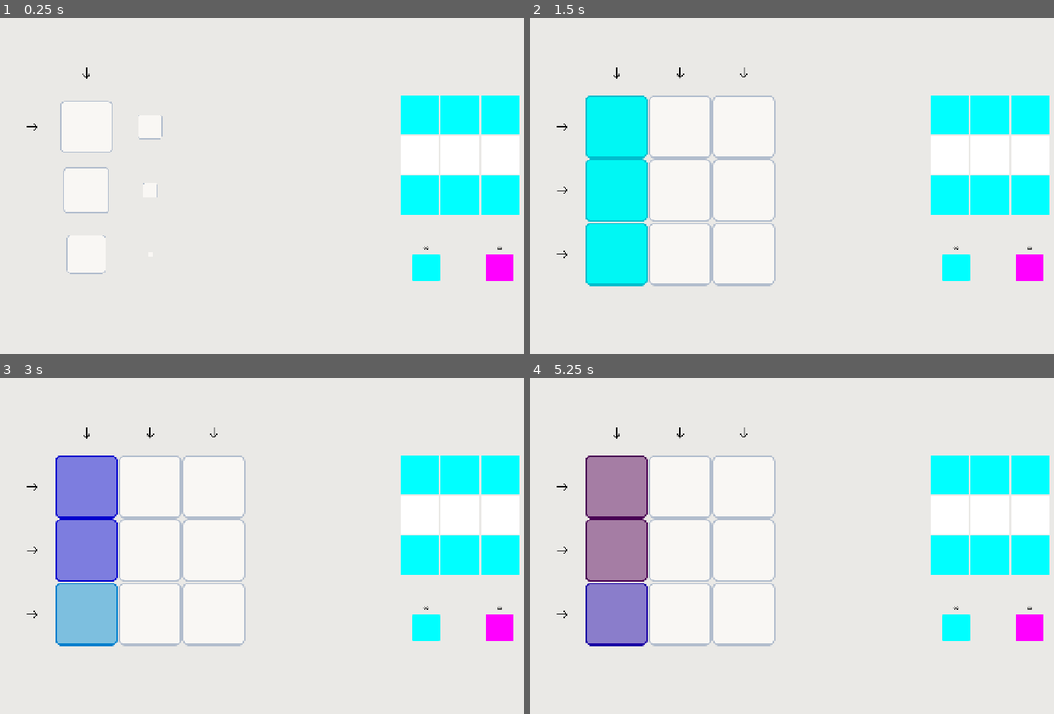
Above: before the commit, frames 1-4 (two rows, left to right).
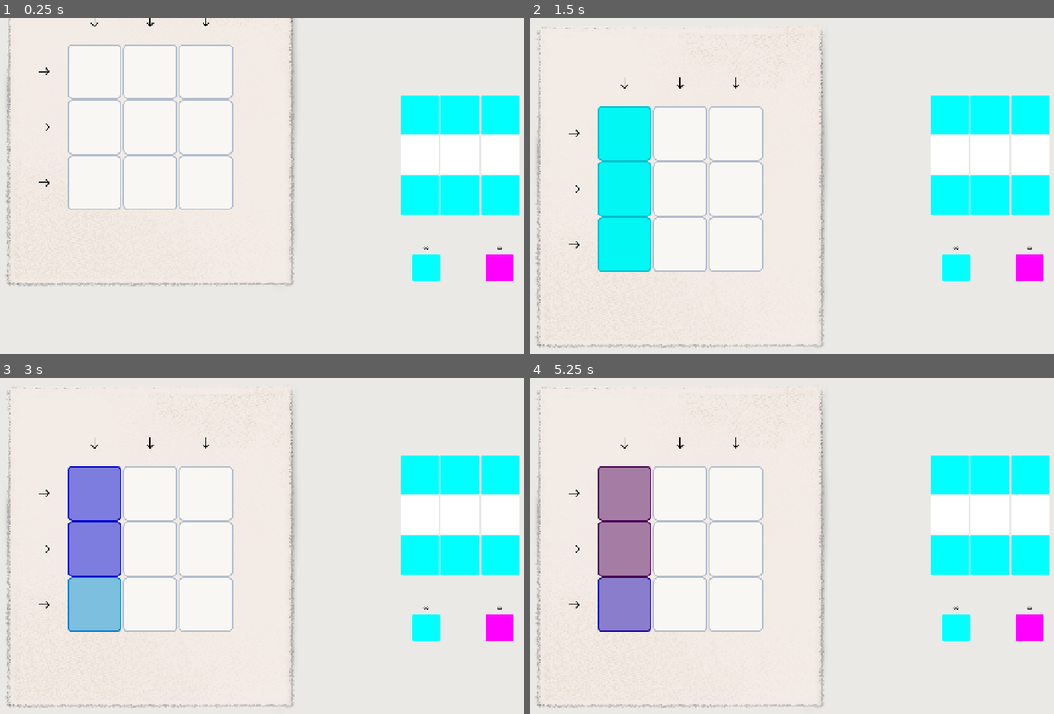
Above: after the commit, the same moments.

Repository: kaminaryu/printing-game
Game: Godot game, scene res://Scenes/main.tscn
Two runs of this game, one before a commit and one after it. Both use one fixed random seed, a clock stepped at 60 frames per second and the inputs below.
Inputs (mouse positions are in pixels of both pictures, inside the frame that each line leads up to):
- Up to frame 1 (0.25 s): no input
- Up to frame 2 (1.5 s): click (613, 71) at 0.52 s; click (954, 266) at 1.25 s
- Up to frame 3 (3 s): click (497, 626) at 2 s; click (83, 431) at 2.77 s
- Up to frame 4 (5.25 s): click (954, 626) at 3.5 s; click (1027, 626) at 4.25 s; click (613, 431) at 5.02 s

The runs differ from the first frame. In frame 1, 3.2% of the frame differs, in the area x 0-57%, y 0-80%; in frame 2, 6.5%; in frame 3, 6.6%; in frame 4, 6.6%, in the area x 0-57%, y 2-99%.

Commit message:
Fix: Undo and Redo after cascade

Diff:
--- a/Objects/Printer/PrintingGrid/printing_grid.gd
+++ b/Objects/Printer/PrintingGrid/printing_grid.gd
@@ -1,12 +1,12 @@
 extends Node2D
 
 @export var grid_size: Vector2 = Vector2(5, 5)
-@export var is_editor_mode: bool = false # <--- Clean toggle flag for editor canvas logic
+@export var is_editor_mode: bool = false
 
 @onready var cell_scene = preload("res://Objects/Printer/PrintingGrid/grid_cell.tscn")
 @onready var line_picker_scene = preload("res://Objects/Printer/PrintingGrid/painter.tscn")
 
-const MAX_GRID_BOUNDS: float = 400.0
+const MAX_GRID_BOUNDS: float = 350.0
 const CELL_GAP: int = 2
 const BUTTON_COLORS: Array[String] = ["#00FFFF", "#FF00FF", "#FFFF00", "#000000"]
 const PAINT_CASCADE_SPEED = 0.06
@@ -15,26 +15,30 @@
 var dynamic_square_size: float = 128.0
 var step_size: float = 130.0
 var center_offset: Vector2 = Vector2.ZERO
+var is_cascading: bool = false
 
 var grid: Array = []
 
+var default_screen_y: float = 360.0
+
 signal paint_cascade_finished
 
 func _ready() -> void :
-	# Listen directly to the central state manager's grid snapshots
 	SaveStatesManager.state_restored.connect(_on_state_restored)
-
+	paint_cascade_finished.connect(func(): is_cascading = false)
 
 func setup_and_build(size: Vector2i) -> void:
-	# 1. Safely remove old elements so resizing doesn't pile up nodes
 	for child in get_children():
-		if child is Node2D:
+		if child is Node2D and child.name != "Paper":
 			child.queue_free()
 
-	grid.clear() # Reset matrix data references
+	grid.clear()
 	grid_size = size
+
 	_init_grid()
 	_init_buttons()
+
+	_animate_entrance_from_top()
 
 
 func _init_grid() -> void :
@@ -62,23 +66,12 @@
 				var original_size: Vector2 = sprite.texture.get_size()
 				target_scale = Vector2(dynamic_square_size, dynamic_square_size) / original_size
 
-			cell_node.scale = Vector2.ZERO
+			# REMOVED: cell_node.scale = Vector2.ZERO setup
+			cell_node.scale = target_scale
 			add_child(cell_node)
 			columns.append(cell_node)
 
-			_animate_cell_entrance(cell_node, col, row, target_scale)
-
 		grid.append(columns)
-
-
-func _animate_cell_entrance(cell_node: Node2D, col: int, row: int, target_scale: Vector2) -> void :
-	var tween: Tween = create_tween()
-	var delay: float = (col * 0.15) + (row * 0.04)
-
-	tween.set_parallel(true)
-	tween.set_trans(Tween.TRANS_SINE)
-	tween.set_ease(Tween.EASE_OUT)
-	tween.tween_property(cell_node, "scale", target_scale, 0.4).set_delay(delay)
 
 
 func _init_buttons() -> void :
@@ -102,9 +95,8 @@
 			btn.size = Vector2(dynamic_square_size, dynamic_square_size)
 			btn.position = -btn.size / 2.0
 
-		arrow.scale = Vector2.ZERO
+		# REMOVED: arrow.scale = Vector2.ZERO setup
 		add_child(arrow)
-		_animate_arrow_entrance(arrow, col, 0)
 
 	for row in range(grid_size.y):
 		var arrow: Node2D = line_picker_scene.instantiate() as Node2D
@@ -125,42 +117,55 @@
 			btn.size = Vector2(dynamic_square_size, dynamic_square_size)
 			btn.position = -btn.size / 2.0
 
-		arrow.scale = Vector2.ZERO
+		# REMOVED: arrow.scale = Vector2.ZERO setup
 		add_child(arrow)
-		_animate_arrow_entrance(arrow, 0, row)
-
-
-func _animate_arrow_entrance(arrow_node: Node2D, col: int, row: int) -> void:
+
+
+## Animates the entire grid entering from above the viewport window
+func _animate_entrance_from_top() -> void:
+	# Instantly teleport the container way above the visible camera space
+
 	var tween: Tween = create_tween()
-	var delay: float = 0.1 + (col * 0.15) + (row * 0.15)
-
-	tween.set_parallel(true)
-	tween.set_trans(Tween.TRANS_BACK)
+	tween.set_trans(Tween.TRANS_EXPO)
 	tween.set_ease(Tween.EASE_OUT)
-	tween.tween_property(arrow_node, "scale", Vector2.ONE, 0.4).set_delay(delay)
-
+	# Slide smoothly down into the default gameplay center position
+	tween.tween_property(self, "position:y", default_screen_y, 1)
+
+
+## Public function called by your main level controller during a victory match event[cite: 4]
+func animate_exit_to_bottom() -> void:
+	var tween: Tween = create_tween()
+	tween.set_trans(Tween.TRANS_CUBIC)
+	tween.set_ease(Tween.EASE_IN)
+	# Slide downward off the bottom edge of the viewport
+	tween.tween_property(self, "position:y", default_screen_y + 800.0, 0.5)
 
 func _on_paint_request(request: Dictionary) -> void:
+	# BLOCK INPUT: If a cascade is currently active, ignore new paint requests entirely
+	if is_cascading:
+		return
+
 	var alignment: String   = request.get("grid_alignment")
 	var index: int          = request.get("grid_index")
 	var channel: String     = ColorManager.get_color_channel()
 
-	# If editing, execute placement immediately and ignore gameplay loops
 	if is_editor_mode:
 		match alignment:
 			"col": _paint_column(index, channel)
 			"row": _paint_row(index, channel)
 		return
 
-	# --- ORIGINAL GAMEPLAY LOGIC ---
 	var is_lock_action: bool = (channel == ColorManager.CHANNELS[3])
 
+	# If it's a real coloring action, trip the lock before doing anything else
 	if not is_lock_action:
+		is_cascading = true
 		SaveStatesManager.save_snapshot(get_grid_color_matrix(), owner.remaining_ink)
 
 	if owner and owner.has_method("use_ink_channel"):
 		if not owner.use_ink_channel(channel):
 			if not is_lock_action:
+				is_cascading = false # Reset if ink usage failed
 				SaveStatesManager.undo_action()
 			return
 
@@ -171,12 +176,15 @@
 		"row":
 			_locked_line = _paint_row(index, channel)
 
+	# If the row/col was entirely locked, no cascade animation happens.
+	# Reset the flag immediately so the player isn't stuck.
+	if _locked_line:
+		is_cascading = false
+
 
 func _paint_column(col: int, channel: String) -> bool :
 	var lock_cell_count: int = 0
 	var tween: Tween = create_tween()
-
-	# Zero out cascade speed if we are designing a level to make painting snappy
 	var speed_modifier: float = 0.0 if is_editor_mode else PAINT_CASCADE_SPEED
 
 	for row in range(grid_size.y):
@@ -199,7 +207,6 @@
 		).set_delay(delay)
 
 	var locked: bool = (lock_cell_count == grid_size.y)
-
 	var total_delay: float = (grid_size.y - 1) * speed_modifier + CELL_FADE_DURATION
 	tween.tween_callback(func(): paint_cascade_finished.emit()).set_delay(total_delay)
 	return locked
@@ -208,8 +215,6 @@
 func _paint_row(row: int, channel: String) -> bool :
 	var lock_cell_count: int = 0
 	var tween: Tween = create_tween()
-
-	# Zero out cascade speed if we are designing a level to make painting snappy
 	var speed_modifier: float = 0.0 if is_editor_mode else PAINT_CASCADE_SPEED
 
 	for col in range(grid_size.x):
@@ -232,7 +237,6 @@
 		).set_delay(delay)
 
 	var locked: bool = (lock_cell_count == grid_size.x)
-
 	var total_delay: float = (grid_size.x - 1) * speed_modifier + CELL_FADE_DURATION
 	tween.tween_callback(func(): paint_cascade_finished.emit()).set_delay(total_delay)
 	return locked
--- a/Objects/Printer/PrintingGrid/printing_grid.tscn
+++ b/Objects/Printer/PrintingGrid/printing_grid.tscn
@@ -1,6 +1,11 @@
 [gd_scene format=3 uid="uid://iivroqoa8ayc"]
 
 [ext_resource type="Script" uid="uid://tox2yujgphde" path="res://Objects/Printer/PrintingGrid/printing_grid.gd" id="1_whvfb"]
+[ext_resource type="Texture2D" uid="uid://48w2knhwqkkv" path="res://Assets/game/paper.png" id="2_whvfb"]
 
 [node name="PrintingGrid" type="Node2D" unique_id=1528432382]
 script = ExtResource("1_whvfb")
+
+[node name="Paper" type="Sprite2D" parent="." unique_id=119201437]
+scale = Vector2(1.1599996, 1)
+texture = ExtResource("2_whvfb")
--- a/Resources/Levels/13.tres
+++ b/Resources/Levels/13.tres
@@ -1,8 +1,9 @@
-[gd_resource type="Resource" script_class="LevelData" format=3]
+[gd_resource type="Resource" script_class="LevelData" format=3 uid="uid://d18loqri5mp66"]
 
-[ext_resource type="Script" path="res://Resources/level_data.gd" id="1_p3n5q"]
+[ext_resource type="Script" uid="uid://cioivj6k56epn" path="res://Resources/level_data.gd" id="1_p3n5q"]
 
 [resource]
 script = ExtResource("1_p3n5q")
 grid_size = Vector2i(3, 3)
+available_channels = Array[String](["c", "y", "m"])
 target_colors = Array[String](["100", "100", "100", "010", "010", "010", "001", "001", "001"])
--- a/Resources/Levels/14.tres
+++ b/Resources/Levels/14.tres
@@ -1,8 +1,9 @@
-[gd_resource type="Resource" script_class="LevelData" format=3]
+[gd_resource type="Resource" script_class="LevelData" format=3 uid="uid://4fdij3xa5bj7"]
 
-[ext_resource type="Script" path="res://Resources/level_data.gd" id="1_tsfje"]
+[ext_resource type="Script" uid="uid://cioivj6k56epn" path="res://Resources/level_data.gd" id="1_tsfje"]
 
 [resource]
 script = ExtResource("1_tsfje")
 grid_size = Vector2i(3, 3)
+available_channels = Array[String](["c", "y", "m"])
 target_colors = Array[String](["110", "000", "011", "110", "000", "011", "110", "000", "011"])
--- a/Resources/Levels/15.tres
+++ b/Resources/Levels/15.tres
@@ -1,8 +1,9 @@
-[gd_resource type="Resource" script_class="LevelData" format=3]
+[gd_resource type="Resource" script_class="LevelData" format=3 uid="uid://bjymifsixs6wy"]
 
-[ext_resource type="Script" path="res://Resources/level_data.gd" id="1_p1l2n"]
+[ext_resource type="Script" uid="uid://cioivj6k56epn" path="res://Resources/level_data.gd" id="1_p1l2n"]
 
 [resource]
 script = ExtResource("1_p1l2n")
 grid_size = Vector2i(3, 3)
+available_channels = Array[String](["c", "y", "m"])
 target_colors = Array[String](["001", "011", "101", "011", "010", "110", "101", "110", "100"])
--- a/Resources/Levels/16.tres
+++ b/Resources/Levels/16.tres
@@ -1,10 +1,11 @@
-[gd_resource type="Resource" script_class="LevelData" format=3]
+[gd_resource type="Resource" script_class="LevelData" format=3 uid="uid://b8wjw3mwvljmr"]
 
-[ext_resource type="Script" path="res://Resources/level_data.gd" id="1_0dcih"]
+[ext_resource type="Script" uid="uid://cioivj6k56epn" path="res://Resources/level_data.gd" id="1_0dcih"]
 
 [resource]
 script = ExtResource("1_0dcih")
 grid_size = Vector2i(3, 3)
+available_channels = Array[String](["c", "y", "m"])
 target_colors = Array[String](["100", "101", "100", "101", "101", "101", "100", "101", "100"])
 ink_limits = {
 "c": 3,
--- a/Resources/Levels/17.tres
+++ b/Resources/Levels/17.tres
@@ -1,10 +1,11 @@
-[gd_resource type="Resource" script_class="LevelData" format=3]
+[gd_resource type="Resource" script_class="LevelData" format=3 uid="uid://dgo1xrcukbdog"]
 
-[ext_resource type="Script" path="res://Resources/level_data.gd" id="1_lnt73"]
+[ext_resource type="Script" uid="uid://cioivj6k56epn" path="res://Resources/level_data.gd" id="1_lnt73"]
 
 [resource]
 script = ExtResource("1_lnt73")
 grid_size = Vector2i(3, 3)
+available_channels = Array[String](["c", "y", "m"])
 target_colors = Array[String](["110", "110", "010", "110", "110", "010", "100", "100", "000"])
 ink_limits = {
 "c": 2,
--- /dev/null
+++ b/Resources/Levels/18.tres
@@ -0,0 +1,15 @@
+[gd_resource type="Resource" script_class="LevelData" format=3 uid="uid://clw23kwgtvyjw"]
+
+[ext_resource type="Script" uid="uid://cioivj6k56epn" path="res://Resources/level_data.gd" id="1_8eyyv"]
+
+[resource]
+script = ExtResource("1_8eyyv")
+grid_size = Vector2i(4, 4)
+available_channels = Array[String](["c", "y", "m"])
+target_colors = Array[String](["101", "001", "001", "101", "101", "101", "101", "101", "101", "101", "101", "101", "101", "101", "101", "101"])
+ink_limits = {
+"c": 5,
+"k": 0,
+"m": 0,
+"y": 4
+}
--- /dev/null
+++ b/Resources/Levels/19.tres
@@ -0,0 +1,15 @@
+[gd_resource type="Resource" script_class="LevelData" format=3 uid="uid://cvt6hf3m8v12i"]
+
+[ext_resource type="Script" uid="uid://cioivj6k56epn" path="res://Resources/level_data.gd" id="1_btowq"]
+
+[resource]
+script = ExtResource("1_btowq")
+grid_size = Vector2i(4, 4)
+available_channels = Array[String](["c", "y", "m"])
+target_colors = Array[String](["101", "101", "101", "101", "101", "100", "100", "101", "101", "100", "100", "101", "101", "101", "101", "101"])
+ink_limits = {
+"c": 4,
+"k": 0,
+"m": 0,
+"y": 4
+}
--- /dev/null
+++ b/Resources/Levels/20.tres
@@ -0,0 +1,14 @@
+[gd_resource type="Resource" script_class="LevelData" format=3 uid="uid://dqatgxme2fe8p"]
+
+[ext_resource type="Script" uid="uid://cioivj6k56epn" path="res://Resources/level_data.gd" id="1_su3yt"]
+
+[resource]
+script = ExtResource("1_su3yt")
+available_channels = Array[String](["c", "y", "m"])
+target_colors = Array[String](["010", "011", "010", "011", "010", "011", "001", "011", "001", "011", "010", "011", "010", "011", "010", "011", "001", "011", "001", "011", "010", "011", "010", "011", "010"])
+ink_limits = {
+"c": 0,
+"k": 0,
+"m": 6,
+"y": 4
+}
--- /dev/null
+++ b/Resources/Levels/21.tres
@@ -0,0 +1,15 @@
+[gd_resource type="Resource" script_class="LevelData" format=3 uid="uid://8gcl72p54xrs"]
+
+[ext_resource type="Script" uid="uid://cioivj6k56epn" path="res://Resources/level_data.gd" id="1_d6g8q"]
+
+[resource]
+script = ExtResource("1_d6g8q")
+grid_size = Vector2i(4, 4)
+available_channels = Array[String](["c", "y", "m"])
+target_colors = Array[String](["010", "010", "010", "010", "010", "000", "000", "010", "010", "010", "010", "010", "010", "000", "000", "010"])
+ink_limits = {
+"c": 0,
+"k": 0,
+"m": 4,
+"y": 0
+}
--- /dev/null
+++ b/Resources/Levels/22.tres
@@ -0,0 +1,15 @@
+[gd_resource type="Resource" script_class="LevelData" format=3 uid="uid://c3yvm14k60nn7"]
+
+[ext_resource type="Script" uid="uid://cioivj6k56epn" path="res://Resources/level_data.gd" id="1_2ot0x"]
+
+[resource]
+script = ExtResource("1_2ot0x")
+grid_size = Vector2i(4, 4)
+available_channels = Array[String](["c", "y", "m"])
+target_colors = Array[String](["000", "001", "001", "000", "011", "011", "011", "011", "010", "011", "011", "010", "000", "001", "001", "000"])
+ink_limits = {
+"c": 0,
+"k": 0,
+"m": 2,
+"y": 3
+}
--- /dev/null
+++ b/Resources/Levels/23.tres
@@ -0,0 +1,8 @@
+[gd_resource type="Resource" script_class="LevelData" format=3]
+
+[ext_resource type="Script" path="res://Resources/level_data.gd" id="1_ajopu"]
+
+[resource]
+script = ExtResource("1_ajopu")
+grid_size = Vector2i(4, 4)
+target_colors = Array[String](["001", "001", "001", "001", "001", "010", "010", "001", "001", "010", "010", "001", "001", "001", "001", "001"])
--- /dev/null
+++ b/Resources/Levels/24.tres
@@ -0,0 +1,13 @@
+[gd_resource type="Resource" script_class="LevelData" format=3]
+
+[ext_resource type="Script" path="res://Resources/level_data.gd" id="1_8c6e1"]
+
+[resource]
+script = ExtResource("1_8c6e1")
+target_colors = Array[String](["000", "110", "000", "110", "000", "110", "000", "110", "000", "110", "000", "110", "000", "110", "000", "110", "000", "110", "000", "110", "000", "110", "000", "110", "000"])
+ink_limits = {
+"c": 5,
+"k": -1,
+"m": 5,
+"y": 0
+}
--- /dev/null
+++ b/Resources/Levels/25.tres
@@ -0,0 +1,14 @@
+[gd_resource type="Resource" script_class="LevelData" format=3]
+
+[ext_resource type="Script" path="res://Resources/level_data.gd" id="1_g1buh"]
+
+[resource]
+script = ExtResource("1_g1buh")
+grid_size = Vector2i(3, 3)
+target_colors = Array[String](["100", "100", "100", "100", "001", "100", "100", "100", "100"])
+ink_limits = {
+"c": 4,
+"k": -1,
+"m": 0,
+"y": 1
+}
--- /dev/null
+++ b/Resources/Levels/26.tres
@@ -0,0 +1,7 @@
+[gd_resource type="Resource" script_class="LevelData" format=3 uid="uid://nu2mpgh8s204"]
+
+[ext_resource type="Script" uid="uid://cioivj6k56epn" path="res://Resources/level_data.gd" id="1_5x15x"]
+
+[resource]
+script = ExtResource("1_5x15x")
+target_colors = Array[String](["000", "011", "011", "011", "000", "011", "011", "100", "100", "100", "011", "011", "011", "011", "000", "011", "011", "011", "011", "000", "000", "011", "000", "011", "000"])
--- /dev/null
+++ b/Resources/Levels/27.tres
@@ -0,0 +1,13 @@
+[gd_resource type="Resource" script_class="LevelData" format=3 uid="uid://bcescuobacgqw"]
+
+[ext_resource type="Script" uid="uid://cioivj6k56epn" path="res://Resources/level_data.gd" id="1_8lbxf"]
+
+[resource]
+script = ExtResource("1_8lbxf")
+target_colors = Array[String](["000", "000", "000", "000", "000", "000", "210", "000", "210", "000", "000", "210", "000", "210", "000", "000", "000", "000", "000", "000", "000", "000", "000", "000", "000"])
+ink_limits = {
+"c": 4,
+"k": -1,
+"m": 2,
+"y": 0
+}
--- /dev/null
+++ b/Resources/Levels/28.tres
@@ -0,0 +1,13 @@
+[gd_resource type="Resource" script_class="LevelData" format=3 uid="uid://dnx0qfi5tr7jt"]
+
+[ext_resource type="Script" uid="uid://cioivj6k56epn" path="res://Resources/level_data.gd" id="1_1388y"]
+
+[resource]
+script = ExtResource("1_1388y")
+target_colors = Array[String](["001", "001", "001", "001", "001", "001", "001", "001", "001", "000", "001", "001", "001", "000", "000", "001", "001", "001", "001", "000", "001", "001", "001", "001", "001"])
+ink_limits = {
+"c": 0,
+"k": -1,
+"m": 0,
+"y": 5
+}
--- /dev/null
+++ b/Resources/Levels/29.tres
@@ -0,0 +1,13 @@
+[gd_resource type="Resource" script_class="LevelData" format=3]
+
+[ext_resource type="Script" path="res://Resources/level_data.gd" id="1_0yfut"]
+
+[resource]
+script = ExtResource("1_0yfut")
+target_colors = Array[String](["011", "011", "011", "011", "011", "011", "011", "011", "011", "011", "011", "011", "000", "011", "011", "000", "000", "000", "000", "000", "000", "000", "000", "000", "000"])
+ink_limits = {
+"c": 0,
+"k": -1,
+"m": 3,
+"y": 3
+}
--- /dev/null
+++ b/Resources/Levels/30.tres
@@ -0,0 +1,7 @@
+[gd_resource type="Resource" script_class="LevelData" format=3 uid="uid://dyhlimdscdidx"]
+
+[ext_resource type="Script" uid="uid://cioivj6k56epn" path="res://Resources/level_data.gd" id="1_4w2ud"]
+
+[resource]
+script = ExtResource("1_4w2ud")
+target_colors = Array[String](["000", "011", "000", "011", "000", "011", "011", "011", "011", "011", "011", "011", "011", "011", "011", "000", "011", "011", "011", "000", "000", "000", "011", "000", "000"])
--- a/Scenes/game_manager.gd
+++ b/Scenes/game_manager.gd
@@ -6,7 +6,6 @@
 @onready var target_preview_grid = $CanvasLayer/TargetGrid
 @onready var palette = $CanvasLayer/Palette
 
-# Start tracking your numeric level sequence
 var current_level_num: int = 1
 
 # Safety gate to prevent rapid multiple level loads
@@ -102,19 +101,38 @@
 
 
 func _handle_level_victory() -> void:
-	print("Level Cleared! Advancing game state...")
+	print("Level Cleared! Starting transition...")
 
 	# Advance to the next level index
 	current_level_num += 1
 
-	# Give the player a quick moment (0.5 second pause) to appreciate their flawless artwork
-	# before triggering the screen refresh!
-	var transition_timer = create_tween()
-	transition_timer.tween_interval(0.5)
-	transition_timer.tween_callback(func():
+	# 1. Slide the old printing grid down off the screen
+	printing_grid.animate_exit_to_bottom()
+
+	# 2. Fade out the supporting UI elements in parallel
+	var transition_tween = create_tween().set_parallel(true)
+	var target_fade_color = Color(1, 1, 1, 0)
+	transition_tween.tween_property(target_preview_grid, "modulate", target_fade_color, 0.4)
+	transition_tween.tween_property(palette, "modulate", target_fade_color, 0.4)
+
+	# Chain a callback function to trigger right as the exit animations finish
+	transition_tween.chain().tween_callback(func():
+		# 3. Load the new level layout data under the hood
 		var load_success = _load_level_by_number(current_level_num)
 
-		if not load_success:
+		if load_success:
+			# NOTE: printing_grid.setup_and_build() is called inside _load_level(),
+			# which automatically fires off its slide-down animation from the top!
+
+			# 4. Fade the UI elements back into full visibility
+			var reveal_tween = create_tween().set_parallel(true)
+			var target_reveal_color = Color(1, 1, 1, 1)
+			reveal_tween.tween_property(target_preview_grid, "modulate", target_reveal_color, 0.4)
+			reveal_tween.tween_property(palette, "modulate", target_reveal_color, 0.4)
+
+			# Ensure the printing grid's alpha modulation remains fully visible (Color.WHITE)
+			printing_grid.modulate = target_reveal_color
+		else:
 			print("🏆 Hurrah! No file found for Level ", current_level_num, ". You have conquered every single level!")
 			# Optional: Put scene loading logic here to load a Main Menu or End Screen sequence.
 	)
@@ -132,6 +150,9 @@
 
 
 func _input(event: InputEvent) -> void :
+	if printing_grid.is_cascading:
+		return
+
 	if event.is_action_pressed("undo"):
 		SaveStatesManager.undo_action()
 
--- a/Scenes/main.tscn
+++ b/Scenes/main.tscn
@@ -2,27 +2,14 @@
 
 [ext_resource type="PackedScene" uid="uid://iivroqoa8ayc" path="res://Objects/Printer/PrintingGrid/printing_grid.tscn" id="1_jjgbg"]
 [ext_resource type="Script" uid="uid://bfro6yuwkgdkj" path="res://Scenes/game_manager.gd" id="1_ynf5e"]
-[ext_resource type="Script" uid="uid://cioivj6k56epn" path="res://Resources/level_data.gd" id="2_kry3j"]
 [ext_resource type="Script" uid="uid://db0ayoaavo3xb" path="res://Scenes/target_preview_grid.gd" id="4_jjvhh"]
 [ext_resource type="PackedScene" uid="uid://dqu6xara3up6f" path="res://UI/Widgets/palette.tscn" id="5_kry3j"]
 
-[sub_resource type="Resource" id="Resource_kry3j"]
-script = ExtResource("2_kry3j")
-grid_size = Vector2i(3, 3)
-target_colors = Array[String](["001", "011", "001", "001", "011", "001", "000", "010", "000"])
-ink_limits = {
-"c": 0,
-"k": 0,
-"m": 1,
-"y": 2
-}
-
 [node name="Main" type="Node2D" unique_id=1872288472]
 script = ExtResource("1_ynf5e")
-current_level = SubResource("Resource_kry3j")
 
 [node name="PrintingGrid" parent="." unique_id=1528432382 instance=ExtResource("1_jjgbg")]
-position = Vector2(327, 363)
+position = Vector2(327, -380)
 
 [node name="CanvasLayer" type="CanvasLayer" parent="." unique_id=1606522880]
 
Not shown, added: Assets/Audio/printer_paper_in.wav.import
Binary file added: Assets/game/paper.png
Not shown, added: Assets/game/paper.png.import
Not shown, added: Assets/Audio/printer_paper_in.wav
